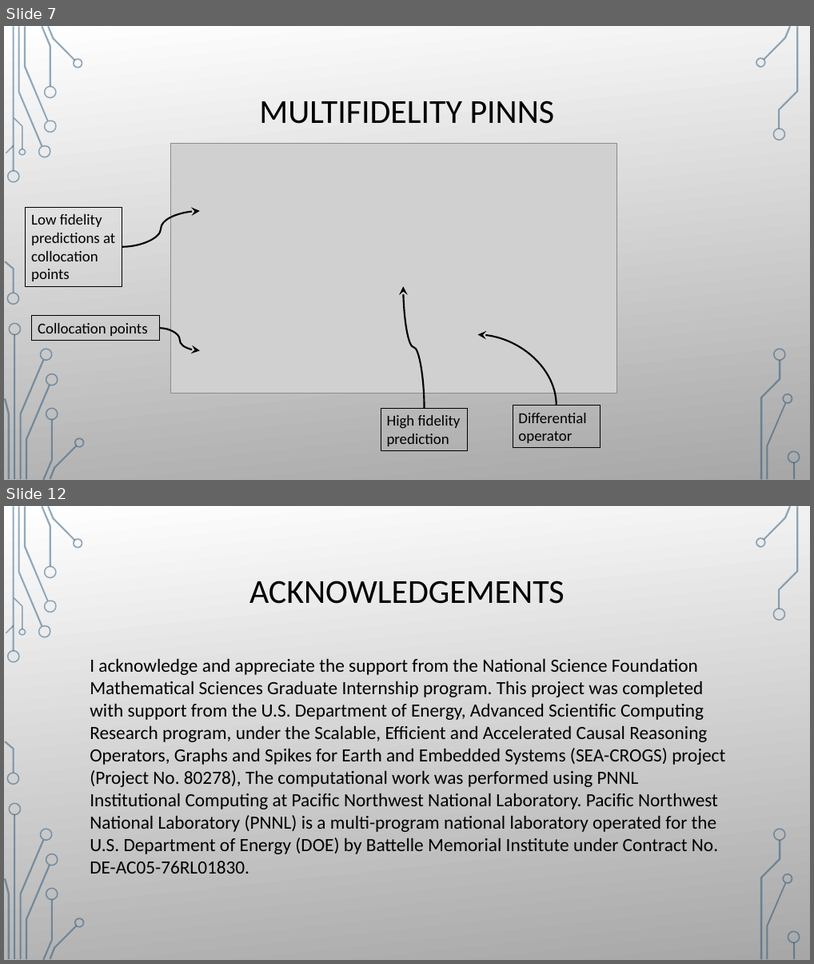
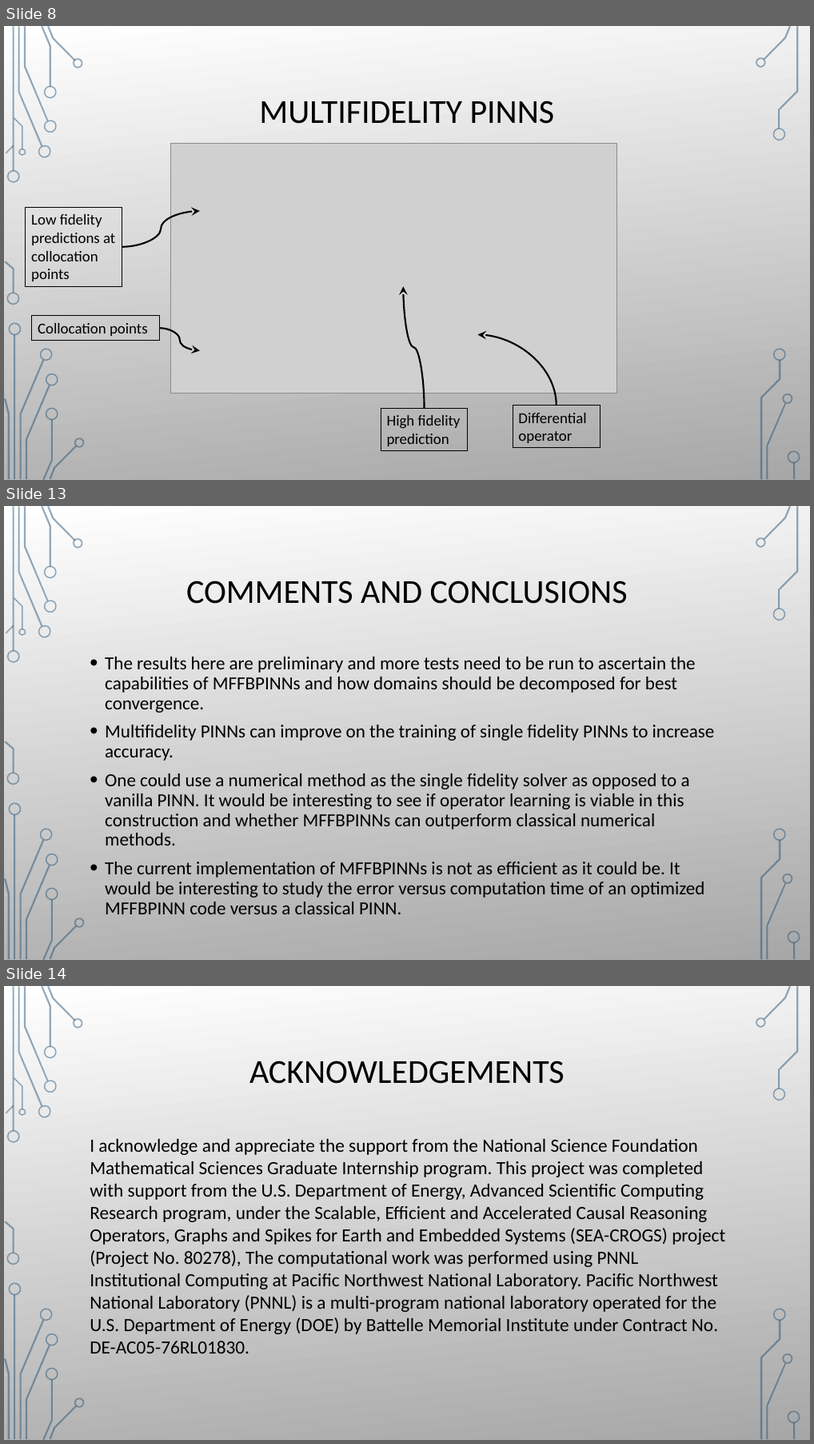
Before and after one commit to damienbeecroft/pnnl_research, a slide deck: MFFBPINNs.pptx. Shown one above the other, each under a label of ours: slides 7 and 12 before the commit, slides 8, 13 and 14 after it; the slides between them are not shown. The pictures are 814x964 and 814x1444 pixels, drawn with LibreOffice and Linux fonts; fonts in the diff are those of the drawing; grey boxes stand for pictures; background and template pictures are left out. Boxes give left, top, right and bottom in pixels: in the first picture for what was removed or moved away, otherwise in the second. Text is boxed around its words. In the diff, an @@ line names an element or a change of style, - is before the commit and + after.

```diff
--- a/MFFBPINNs.pptx
+++ b/MFFBPINNs.pptx
@@ slide 13 added at box(4, 506, 810, 960), background picture (left out); not listed: 36 template elements that a slide beside it also shows @@
@@ rectangle added at box(4, 506, 810, 960), fill gradient #FFFFFF to #A7A7A7 @@
@@ title added at box(186, 580, 628, 604), 40 pt, text #000000 @@
+COMMENTS AND CONCLUSIONS
@@ text added at box(105, 656, 715, 914), 22 pt, text #000000 @@
+• The results here are preliminary and more tests need to be run to ascertain the capabilities of MFFBPINNs and how domains should be decomposed for best convergence.
+• Multifidelity PINNs can improve on the training of single fidelity PINNs to increase accuracy.
+• One could use a numerical method as the single fidelity solver as opposed to a vanilla PINN. It would be interesting to see if operator learning is viable in this construction and whether MFFBPINNs can outperform classical numerical methods.
+• The current implementation of MFFBPINNs is not as efficient as it could be. It would be interesting to study the error versus computation time of an optimized MFFBPINN code versus a classical PINN.
@@ group added at box(4, 506, 85, 960): 24 freeform shapes, 2 rectangles @@
@@ group added at box(756, 506, 801, 959): 9 freeform shapes, 1 rectangle @@
@@ what was slide 7 is now slide 8 @@
@@ what was slide 12 is now slide 14 @@
```
Also in this commit, not shown: 9 slides changed, 1 other slide added, 14 other files.
